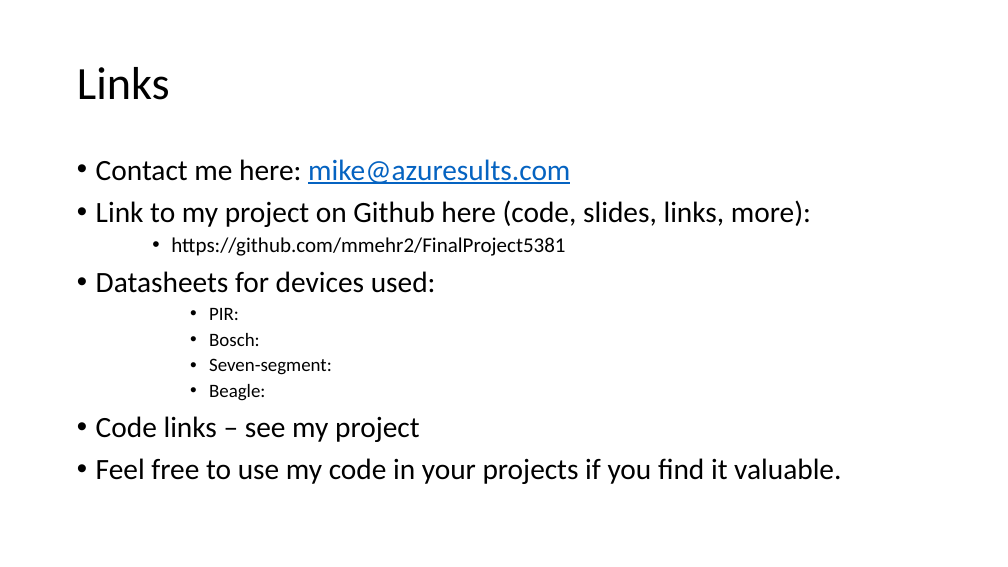
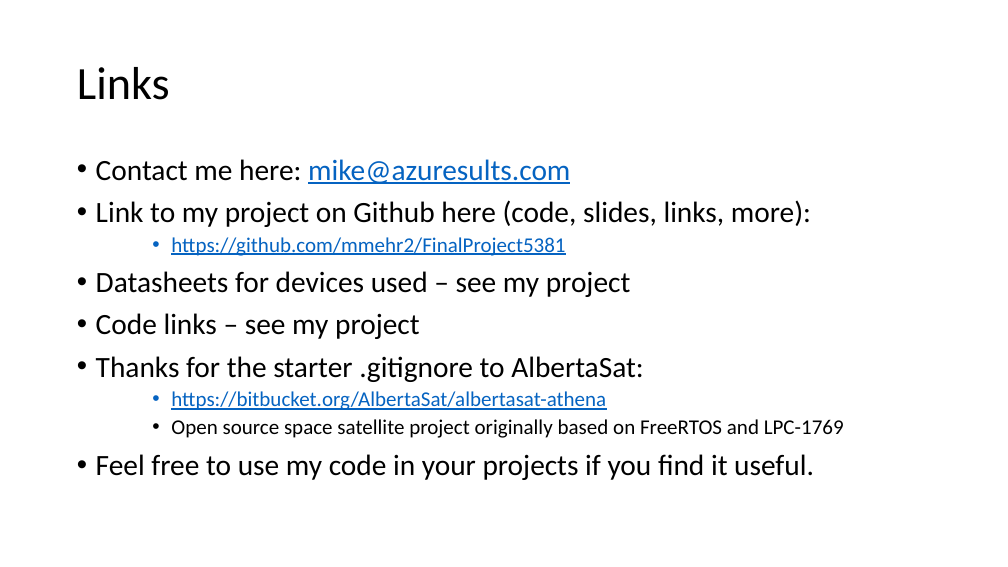
Before and after one commit to EmbeddedSystemClass/FinalProject5381, a slide deck: slide 40 of Final Project 5381.pptx (slide 24 before the commit). Drawn at 1008x567 pixels with LibreOffice and Linux fonts; fonts in the diff are those of the drawing. Boxes give left, top, right and bottom in pixels: in the first picture for what was removed or moved away, otherwise in the second. Text is boxed around its words. In the diff, an @@ line names an element or a change of style, - is before the commit and + after.

```diff
--- a/Final Project 5381.pptx
+++ b/Final Project 5381.pptx
@@ text at box(171, 237, 565, 256): text colour #000000 to #0563C1, underline on in "https://github.com/mmehr2/FinalProject5381" @@
@@ text at box(96, 271, 631, 297): text changed; size 18 to 28 pt @@
-• Datasheets for devices used:
-      • PIR:
-      • Bosch:
-      • Seven-segment:
-      • Beagle:
+• Datasheets for devices used – see my project
@@ text at box(96, 356, 844, 480): text changed; size 28 to 20 pt @@
-• Feel free to use my code in your projects if you find it valuable.
+• Thanks for the starter .gitignore to AlbertaSat:
+    • https://bitbucket.org/AlbertaSat/albertasat-athena
+    • Open source space satellite project originally based on FreeRTOS and LPC-1769
+• Feel free to use my code in your projects if you find it useful.
```
Also in this commit, not shown: 8 other slides changed, 18 slides added.
